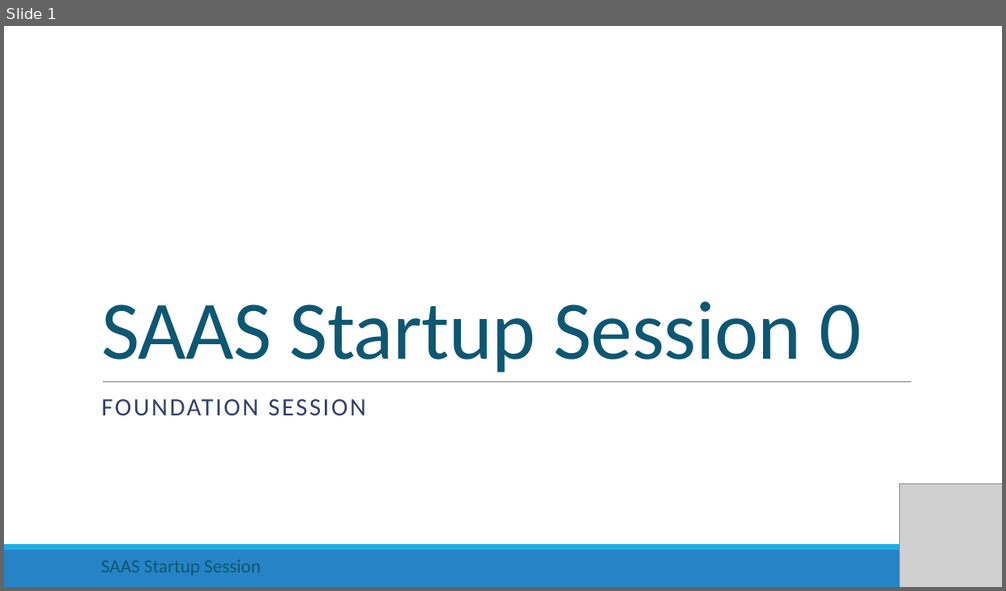
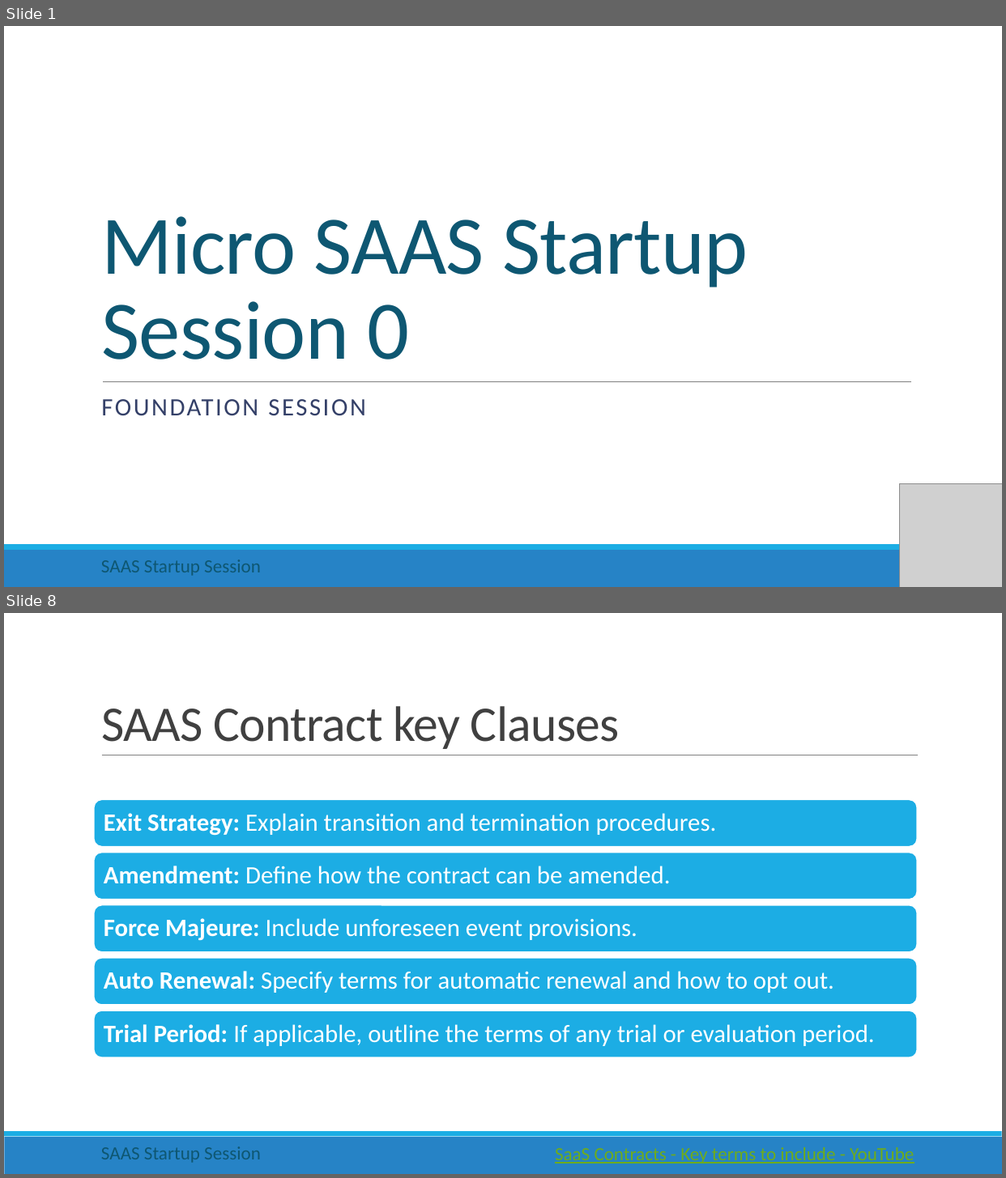
Before and after one commit to rishigujadhur1/Slides, a slide deck: Startups/Startup Session 0.pptx. Shown one above the other, each under a label of ours: slide 1 before the commit, slides 1 and 8 after it; the slides between them are not shown. The pictures are 1006x591 and 1006x1178 pixels, drawn with LibreOffice and Linux fonts; fonts in the diff are those of the drawing; grey boxes stand for pictures. Boxes give left, top, right and bottom in pixels: in the first picture for what was removed or moved away, otherwise in the second. Text is boxed around its words. In the diff, an @@ line names an element or a change of style, - is before the commit and + after.

Commit message:
SAAS contract Clauses

```diff
--- a/Startups/Startup Session 0.pptx
+++ b/Startups/Startup Session 0.pptx
@@ slide 8 added at bbox=[4, 613, 1002, 1174], background #FFFFFF; not listed: 2 template elements that a slide beside it also shows @@
@@ title added at bbox=[101, 706, 620, 749], 48 pt, text #404040 @@
+SAAS Contract key Clauses
@@ line added from (102, 756) to (918, 756), #808080 0.5 pt @@
@@ group added at bbox=[94, 799, 918, 1058]: 5 rounded rectangles, 5 texts @@
+Exit Strategy: Explain transition and termination procedures.
+Amendment: Define how the contract can be amended.
+Force Majeure: Include unforeseen event provisions.
+Auto Renewal: Specify terms for automatic renewal and how to opt out.
+Trial Period: If applicable, outline the terms of any trial or evaluation period.
@@ text added at bbox=[101, 1147, 261, 1163], 18 pt, text #0E5772 @@
+SAAS Startup Session
@@ text added at bbox=[555, 1148, 914, 1164], 18 pt, text #6EAC1C, underline @@
+SaaS Contracts - Key terms to include - YouTube
@@ slide 1 changed as well @@
@@ title at bbox=[101, 216, 748, 360]: text changed @@
-SAAS Startup Session 0
+Micro SAAS Startup Session 0
```
Also in this commit, not shown: 2 other slides changed, 5 other slides added, 1 slide removed, 3 other files.
